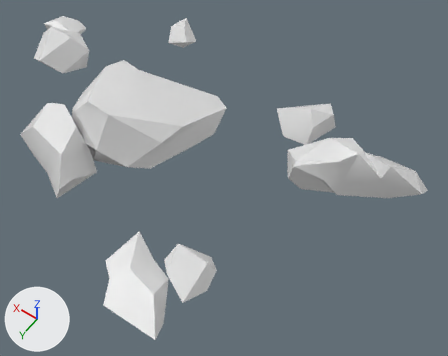
An edit to the FBX model Assets/Models/Rocks/hugerocks1lod2.fbx, drawn before and after from the same camera.
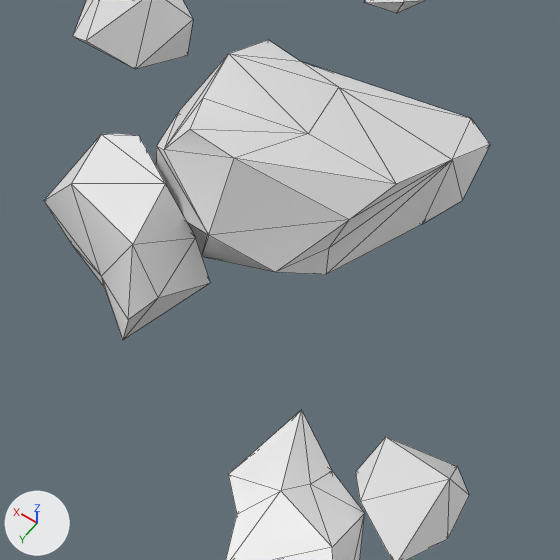
There are two pictures of each version: one whole from a camera (50 mm lens) standing at (-8.4, 8.57, 12.62) and looking at (-2.51, 0.33, -0.32), one close up on the part from 0% to 58% of the width and 12% to 84% of the height. The lights are fixed; the arrows at lower left show +X, +Y and +Z. The close-ups show mesh edges as thin lines. Where no turn or scale is listed for an object, it has been applied to the vertices. Vertices at the same position are counted once.

The first close-up shows '6L.004'.
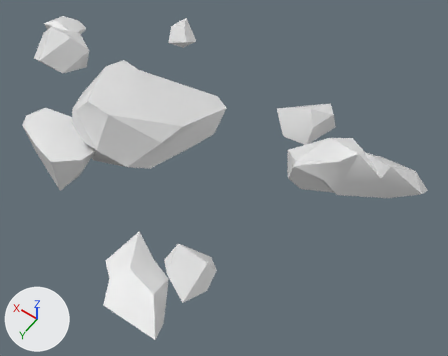
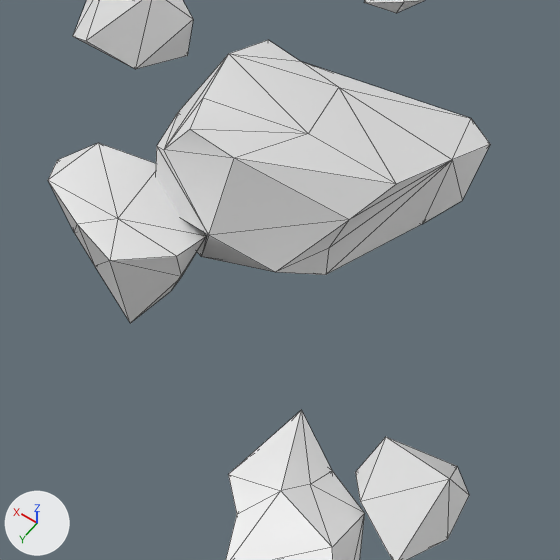
Edits to the scene script, one JSON object a line:
```json
{"block": "me_aset_nature_rock_m_vmjcfdv_lod0_007", "where": "me_aset_nature_rock_m_vmjcfdv_lod0_007.from_pydata(...)  # 164 vertices, 292 faces; spans x -7.16..5.65, y -4.08..5.03, z -1.12..1.89"}
{"block": "me_aset_nature_rock_m_vmjcfdv_lod0_007", "where": "# used by ob_6l_004; location = (0.0, 0.0, 0.0)"}
{"block": "me_aset_nature_rock_m_vmjcfdv_lod0_007", "change": "me_aset_nature_rock_m_vmjcfdv_lod0_007 part 1: the loose piece of 18 vertices spanning x 0.12..2.5, y 1.54..3.46, z -0.21..1.11 is multiplied about its middle by the matrix ((0.9, -0.281, -0.334), (-0.33, 0.064, -0.942), (0.286, 0.958, -0.035)), then moved by (-0.05, -0.15, 0.0)"}
```

Where the change shows, as pixel boxes (x1, y1, x2, y2) in the close-ups (560 x 560 px; the box of a moved part takes in the faces that stretch with it):
```json
{"object": "6L.004", "change": "reshaped", "before": [44, 0, 490, 560], "after": [48, 0, 490, 560]}
{"part": 1, "of": "me_aset_nature_rock_m_vmjcfdv_lod0_007", "change": "moved or reshaped", "before": [44, 133, 211, 340], "after": [48, 143, 206, 323]}
```
